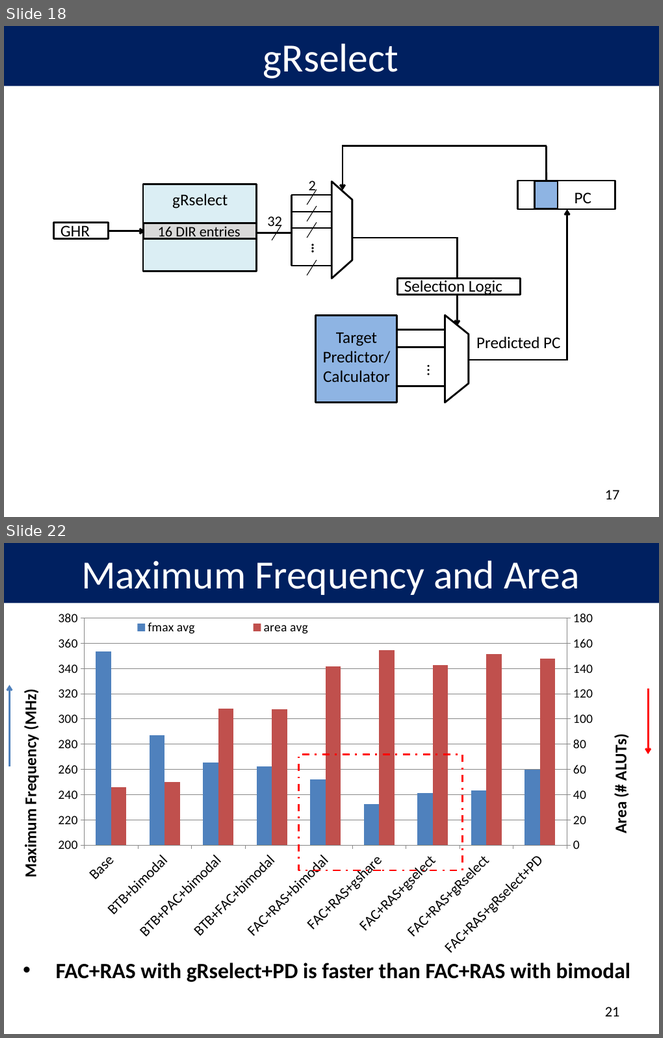
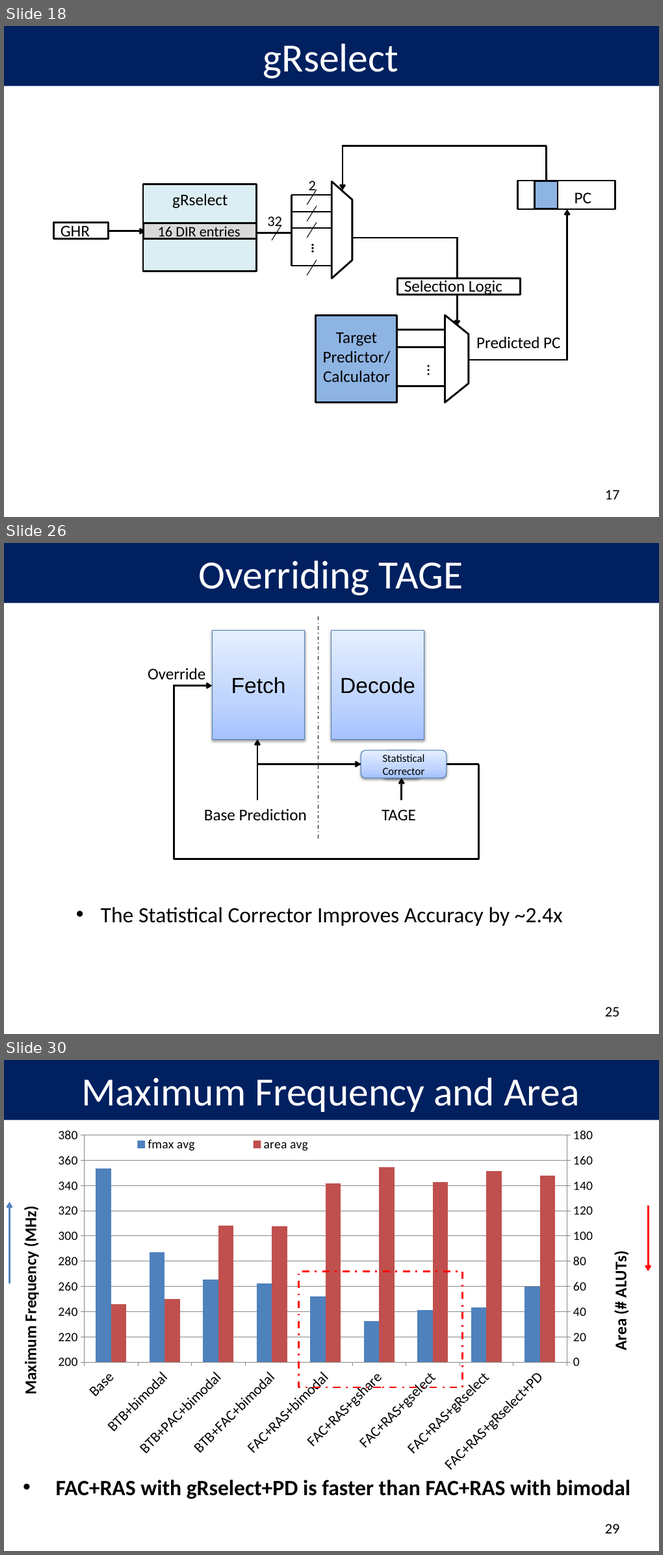
Before and after one commit to peterwudi/di-thesis, a slide deck: presentation/defense.pptx. Shown one above the other, each under a label of ours: slides 18 and 22 before the commit, slides 18, 26 and 30 after it; the slides between them are not shown. The pictures are 663x1038 and 663x1555 pixels, drawn with LibreOffice and Linux fonts; fonts in the diff are those of the drawing; background and template pictures are left out. Boxes give left, top, right and bottom in pixels: in the first picture for what was removed or moved away, otherwise in the second. Text is boxed around its words. In the diff, an @@ line names an element or a change of style, - is before the commit and + after.

```diff
--- a/presentation/defense.pptx
+++ b/presentation/defense.pptx
@@ slide 26 added at [4, 543, 659, 1034], background #FFFFFF @@
@@ title added at [4, 543, 659, 603], fill #002060, 44 pt, text #FFFFFF @@
+Overriding TAGE
@@ line added from (319, 839) to (319, 614), #000000 1 pt dashed @@
@@ rectangle added at [213, 630, 306, 739], fill gradient #A4C4FF to #BFD4FF to #E6EEFF, outline #4B7EBC 0.75 pt, 24 pt, text #000000 @@
+Fetch
@@ rectangle added at [332, 630, 425, 739], fill gradient #A4C4FF to #BFD4FF to #E6EEFF, outline #4B7EBC 0.75 pt, 24 pt, text #000000 @@
+Decode
@@ text added at [148, 668, 206, 679], 18 pt, text #000000 @@
+Override
@@ line added from (174, 685) to (174, 860), #000000 2 pt @@
@@ arrow added from (174, 686) to (213, 686), #000000 2 pt @@
@@ arrow added from (258, 800) to (258, 739), #000000 2 pt @@
@@ rounded rectangle added at [361, 751, 447, 778], fill gradient #A4C4FF to #BFD4FF to #E6EEFF, outline #4B7EBC 0.75 pt, 12 pt, text #000000 @@
+Statistical Corrector
@@ rounded rectangle added at [383, 751, 421, 778], fill gradient #A4C4FF to #BFD4FF to #E6EEFF, outline #4B7EBC 0.75 pt, 12 pt, text #000000 @@
+!=
@@ line added from (258, 765) to (479, 765), #000000 2 pt @@
@@ arrow added from (259, 765) to (361, 765), #000000 2 pt @@
@@ line added from (479, 765) to (479, 860), #000000 2 pt @@
@@ arrow added from (402, 800) to (402, 778), #000000 2 pt @@
@@ text added at [204, 809, 307, 821], 18 pt, text #000000 @@
+Base Prediction
@@ text added at [382, 809, 416, 821], 18 pt, text #000000 @@
+TAGE
@@ line added from (174, 860) to (479, 860), #000000 2 pt @@
@@ text added at [101, 907, 563, 927], 24 pt, text #000000 @@
+• The Statistical Corrector Improves Accuracy by ~2.4x
@@ page number added at [605, 1007, 620, 1017], 16 pt, text #000000 @@
+25
@@ what was slide 22 is now slide 30 @@
@@ page number at [605, 1524, 620, 1534]: text changed @@
-21
+29
```
Also in this commit, not shown: 4 slides changed, 11 other slides added, 2 other files.
